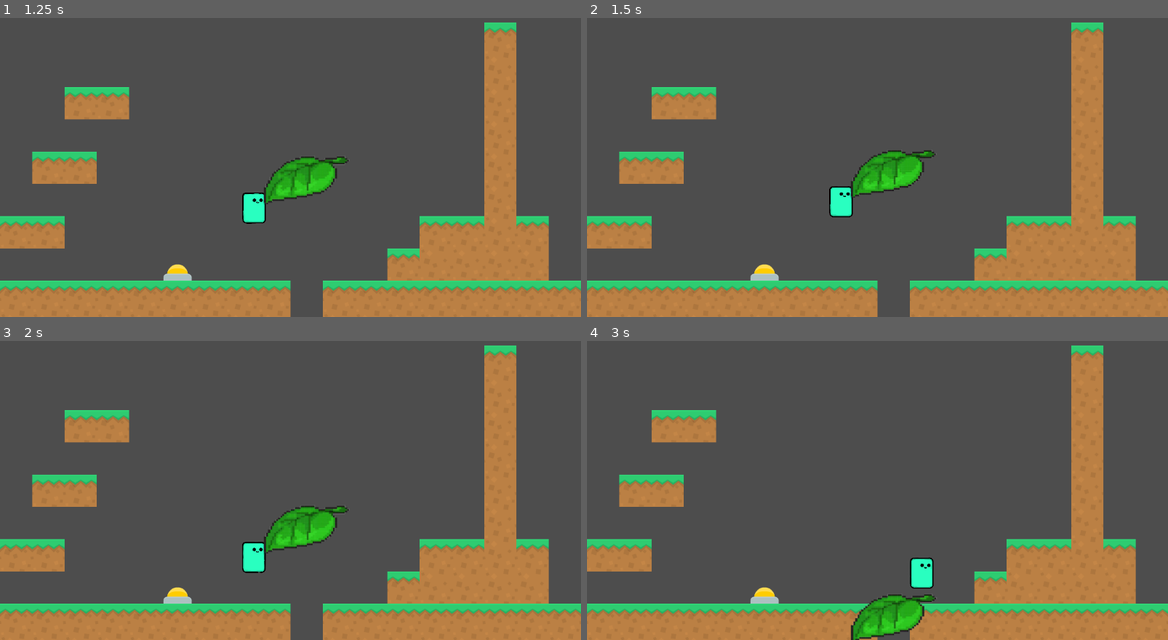
Above: before the commit, frames 1-4 (two rows, left to right).
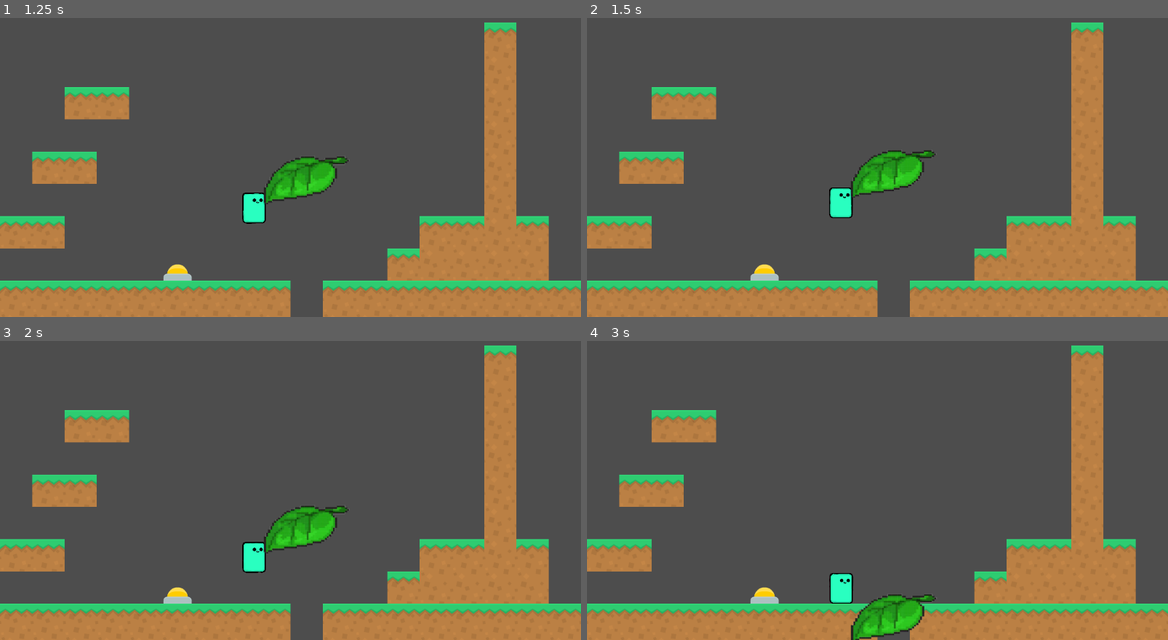
Above: after the commit, the same moments.

Repository: mikanthrop/Projektstudium_Fukurou
Game: Godot game, scene res://assets/scenes/screens/main.tscn
The game is run twice, just before and just after one commit, with the same random seed, the same clock (stepped at 60 frames per second) and the same inputs.
Inputs:
- Up to frame 1 (1.25 s): hold Right (move_right) from 0.53 s (still down); hold Shift (dash) from 0.53 s (still down); tap Space (jump) at 0.77 s
- Up to frame 2 (1.5 s): keep holding Right (move_right); release Shift (dash) at 1.28 s; tap Ctrl (hold, bound only after the commit) at 1.35 s
- Up to frame 3 (2 s): keep holding Right (move_right); tap Space (jump) at 1.52 s
- Up to frame 4 (3 s): release Right (move_right) at 2.03 s; hold Left (move_left) 2.03-2.78 s; hold D (hold, bound only before the commit) 2.03-2.78 s; hold Right (move_right) from 2.78 s (still down); tap Shift (dash) at 2.85 s

Frame 1 is identical in both runs. In frame 2, 0.1% of the frame differs, in the area x 41-46%, y 56-67%; in frame 3, less than 0.1%; in frame 4, 0.8%, in the area x 41-60%, y 72-88%.

Commit message:
Fix: wall_holding has own button

Diff:
--- a/project.godot
+++ b/project.godot
@@ -67,8 +67,7 @@
 "deadzone": 0.5,
 "events": [Object(InputEventJoypadMotion,"resource_local_to_scene":false,"resource_name":"","device":-1,"axis":5,"axis_value":1.0,"script":null)
 , Object(InputEventJoypadMotion,"resource_local_to_scene":false,"resource_name":"","device":-1,"axis":4,"axis_value":1.0,"script":null)
-, Object(InputEventKey,"resource_local_to_scene":false,"resource_name":"","device":-1,"window_id":0,"alt_pressed":false,"shift_pressed":false,"ctrl_pressed":false,"meta_pressed":false,"pressed":false,"keycode":0,"physical_keycode":68,"key_label":0,"unicode":100,"echo":false,"script":null)
-, Object(InputEventKey,"resource_local_to_scene":false,"resource_name":"","device":-1,"window_id":0,"alt_pressed":false,"shift_pressed":false,"ctrl_pressed":false,"meta_pressed":false,"pressed":false,"keycode":0,"physical_keycode":65,"key_label":0,"unicode":97,"echo":false,"script":null)
+, Object(InputEventKey,"resource_local_to_scene":false,"resource_name":"","device":-1,"window_id":0,"alt_pressed":false,"shift_pressed":false,"ctrl_pressed":false,"meta_pressed":false,"pressed":false,"keycode":0,"physical_keycode":4194326,"key_label":0,"unicode":0,"echo":false,"script":null)
 ]
 }
 
